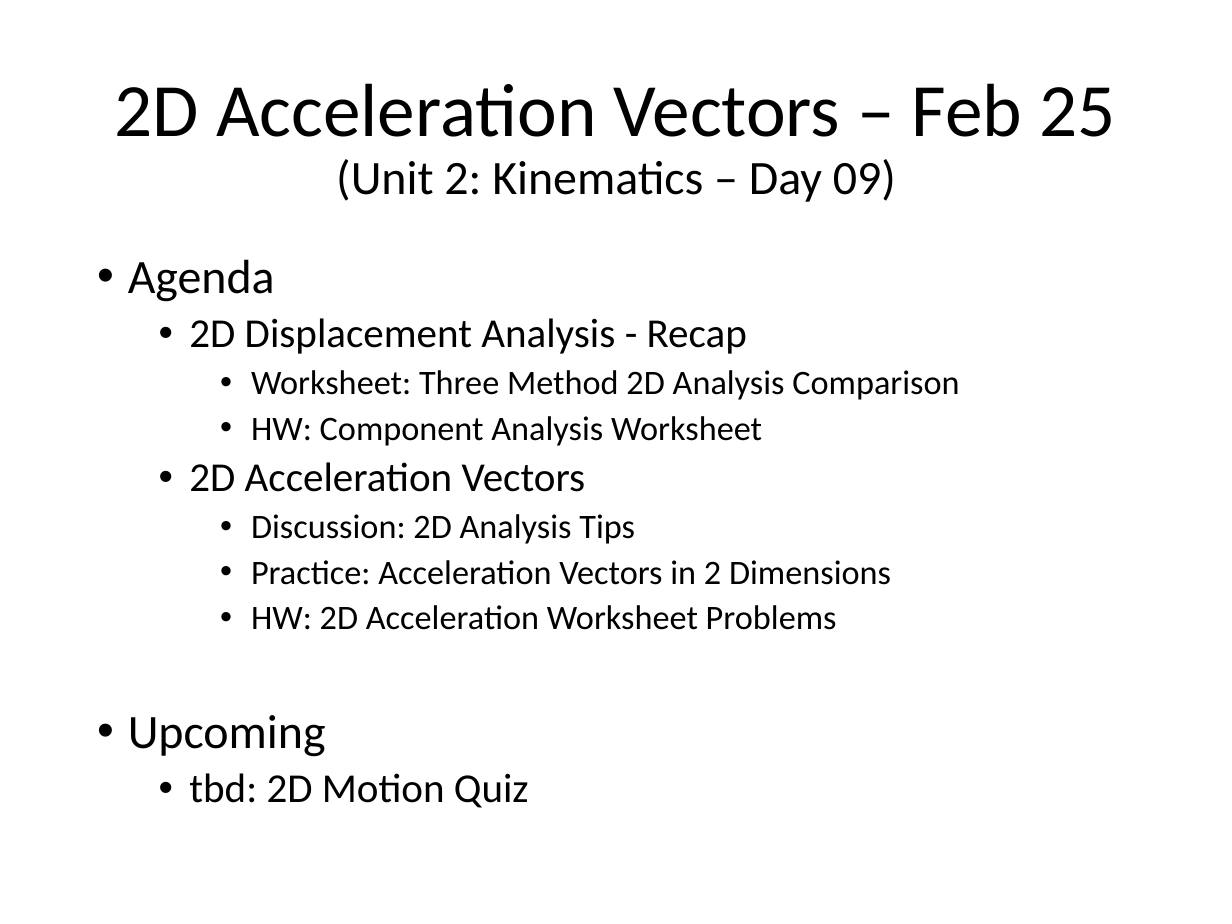
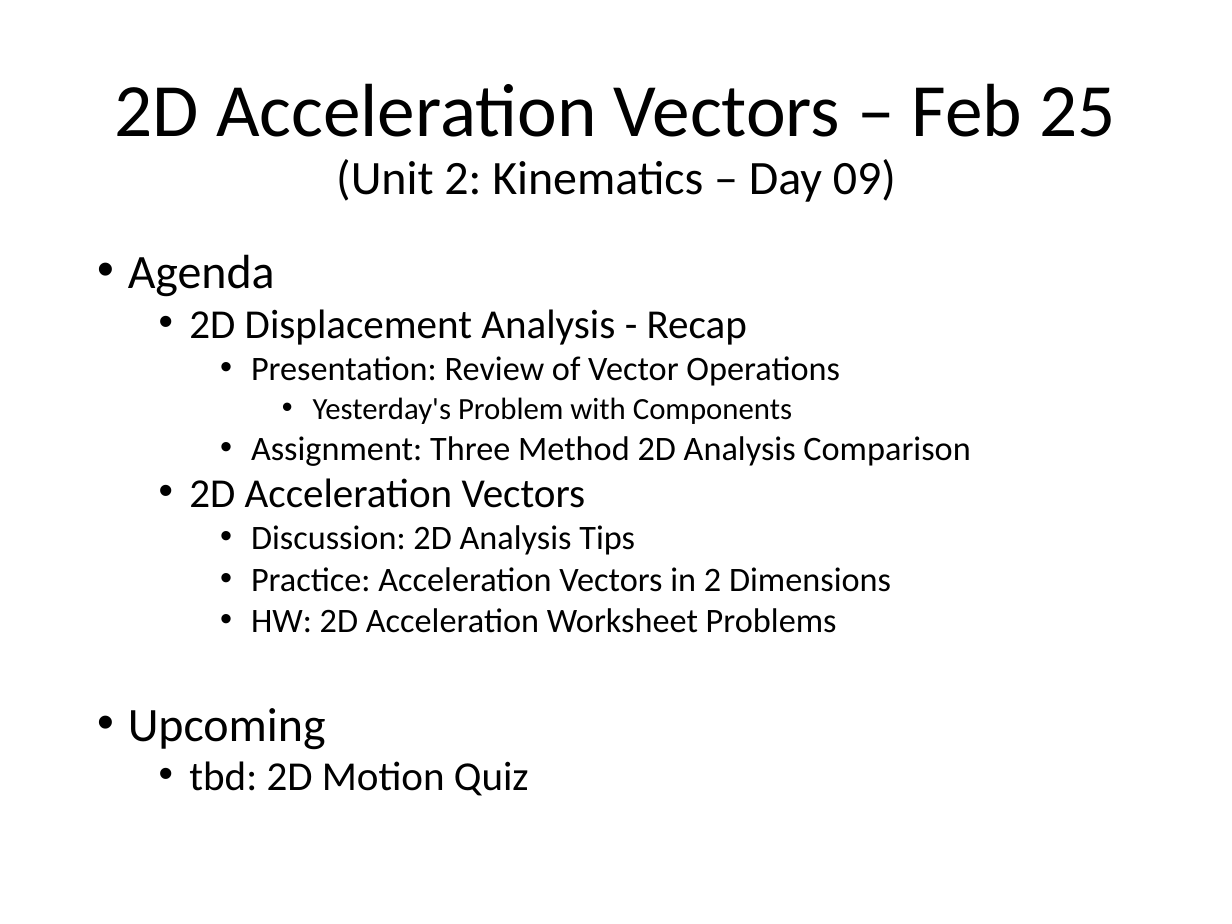
Before and after one commit to Greg5519/SPH4U0, a slide deck: slide 1 of Daily Agendas/Day4.2 AccelerationVectors2D.pptx. Drawn at 1232x924 pixels with LibreOffice and Linux fonts; fonts in the diff are those of the drawing. Boxes give left, top, right and bottom in pixels: in the first picture for what was removed or moved away, otherwise in the second. Text is boxed around its words. In the diff, an @@ line names an element or a change of style, - is before the commit and + after.

```diff
--- a/Daily Agendas/Day4.2 AccelerationVectors2D.pptx
+++ b/Daily Agendas/Day4.2 AccelerationVectors2D.pptx
@@ text at [128,254,891,796]: line spacing 0.9 to 0.8 @@
@@ text at [251,356,970,466]: text changed @@
-    • Worksheet: Three Method 2D Analysis Comparison
-    • HW: Component Analysis Worksheet
+    • Presentation: Review of Vector Operations
+      • Yesterday's Problem with Components
+    • Assignment: Three Method 2D Analysis Comparison
```
Also in this commit, not shown: 1 other file.
